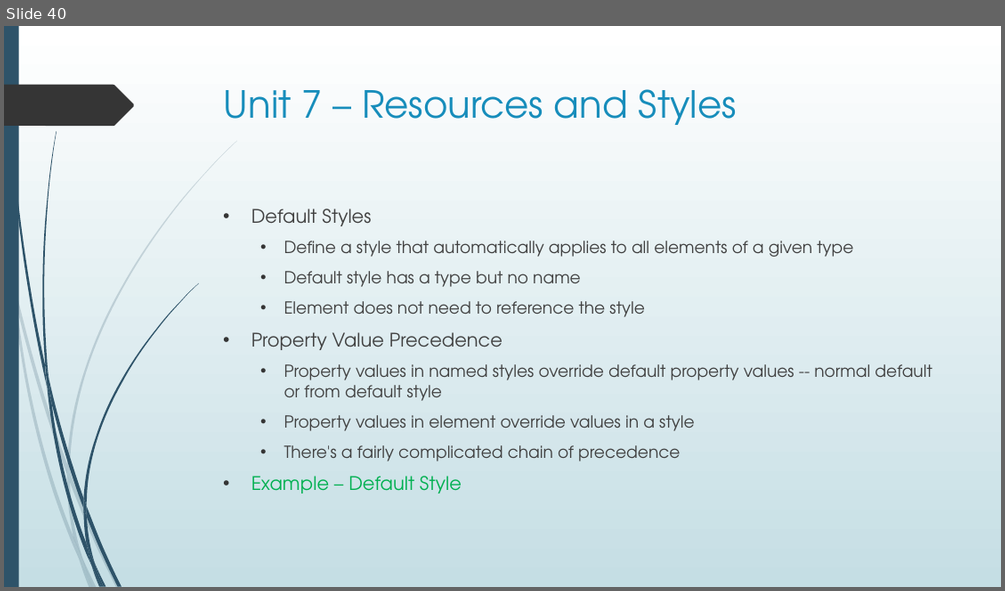
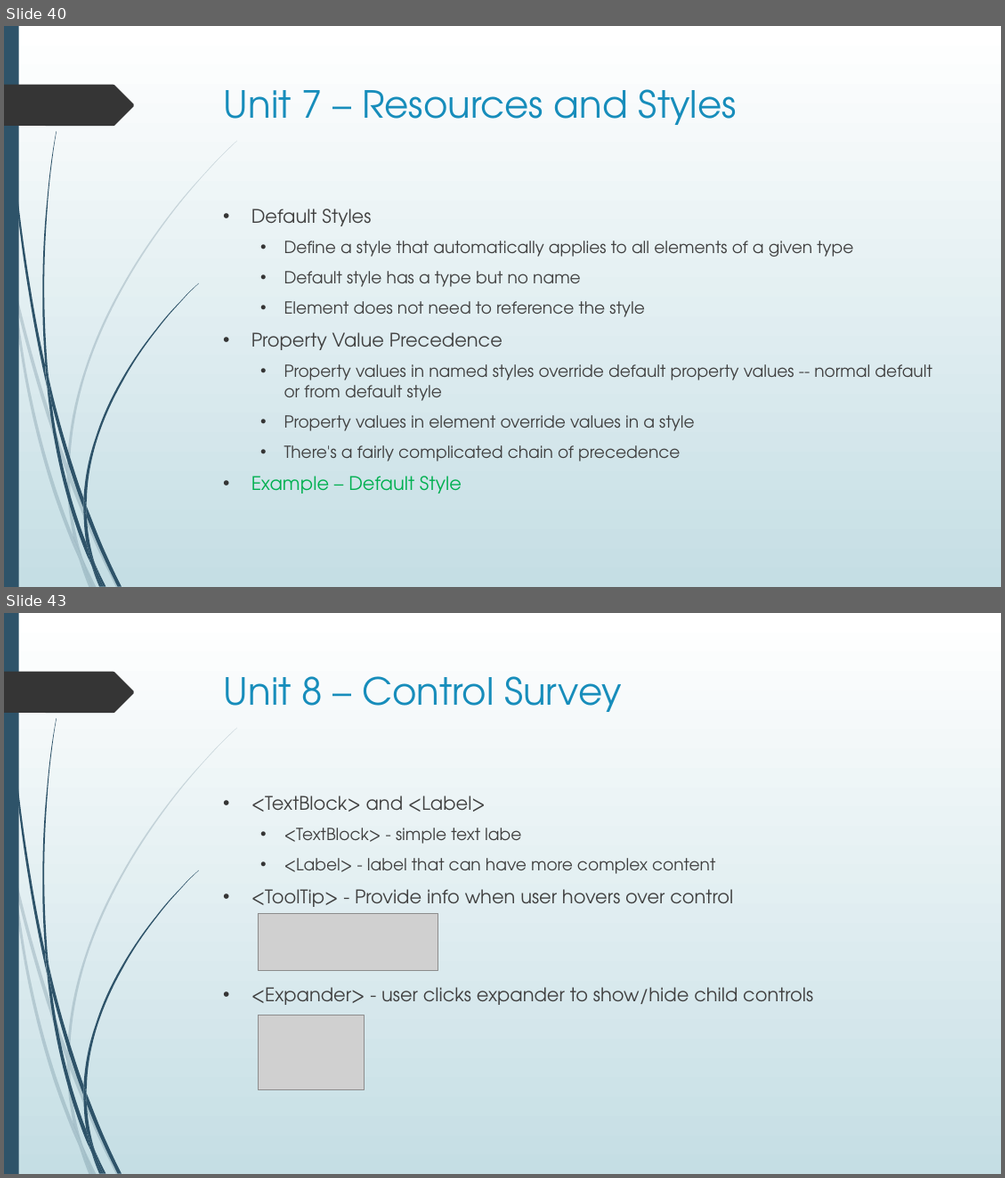
Before and after one commit to seanpsexton/wpf-workshop-solutions, a slide deck: WPF-Workshop-Sexton-Oct2023.pptx. Shown one above the other, each under a label of ours: slide 40 before the commit, slides 40 and 43 after it; the slides between them are not shown. The pictures are 1005x591 and 1005x1178 pixels, drawn with LibreOffice and Linux fonts; fonts in the diff are those of the drawing; grey boxes stand for pictures. Boxes give left, top, right and bottom in pixels: in the first picture for what was removed or moved away, otherwise in the second. Text is boxed around its words. In the diff, an @@ line names an element or a change of style, - is before the commit and + after.

Commit message:
Content thru Unit 8

```diff
--- a/WPF-Workshop-Sexton-Oct2023.pptx
+++ b/WPF-Workshop-Sexton-Oct2023.pptx
@@ slide 43 added at [4,613,1001,1174], background gradient #FFFFFF to #C5DEE5; not listed: 24 template elements that a slide beside it also shows @@
@@ title added at [224,676,621,712], 36 pt, text #178DBB @@
+Unit 8 – Control Survey
@@ text added at [251,795,813,1005], 18 pt, text #404040 @@
+• <TextBlock> and <Label>
+  • <TextBlock> - simple text labe
+  • <Label> - label that can have more complex content
+• <ToolTip> - Provide info when user hovers over control
+• <Expander> - user clicks expander to show/hide child controls
@@ picture added at [258,914,437,971] @@
@@ picture added at [258,1015,364,1090] @@
```
Also in this commit, not shown: 1 slide changed, 7 other slides added.
